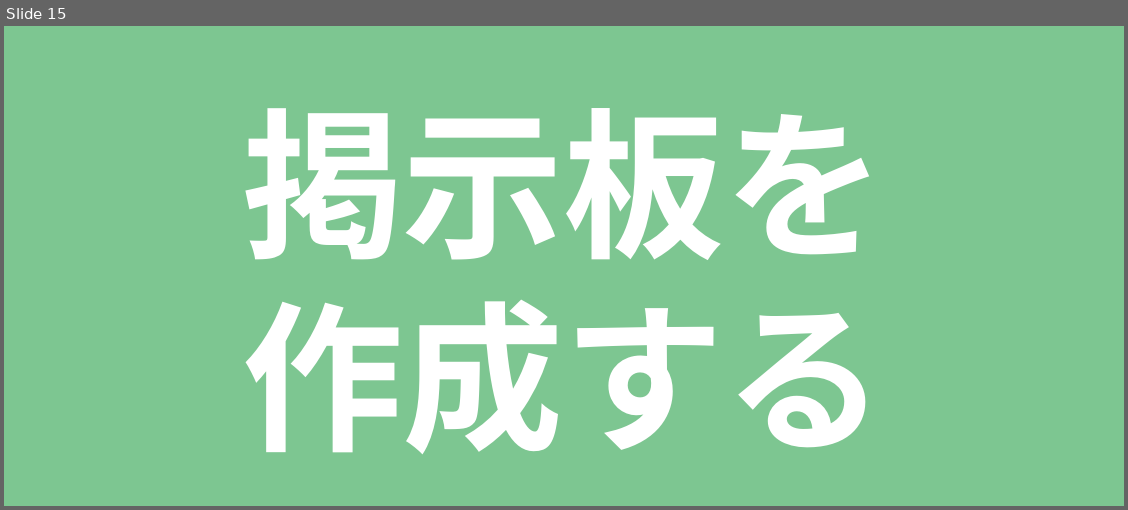
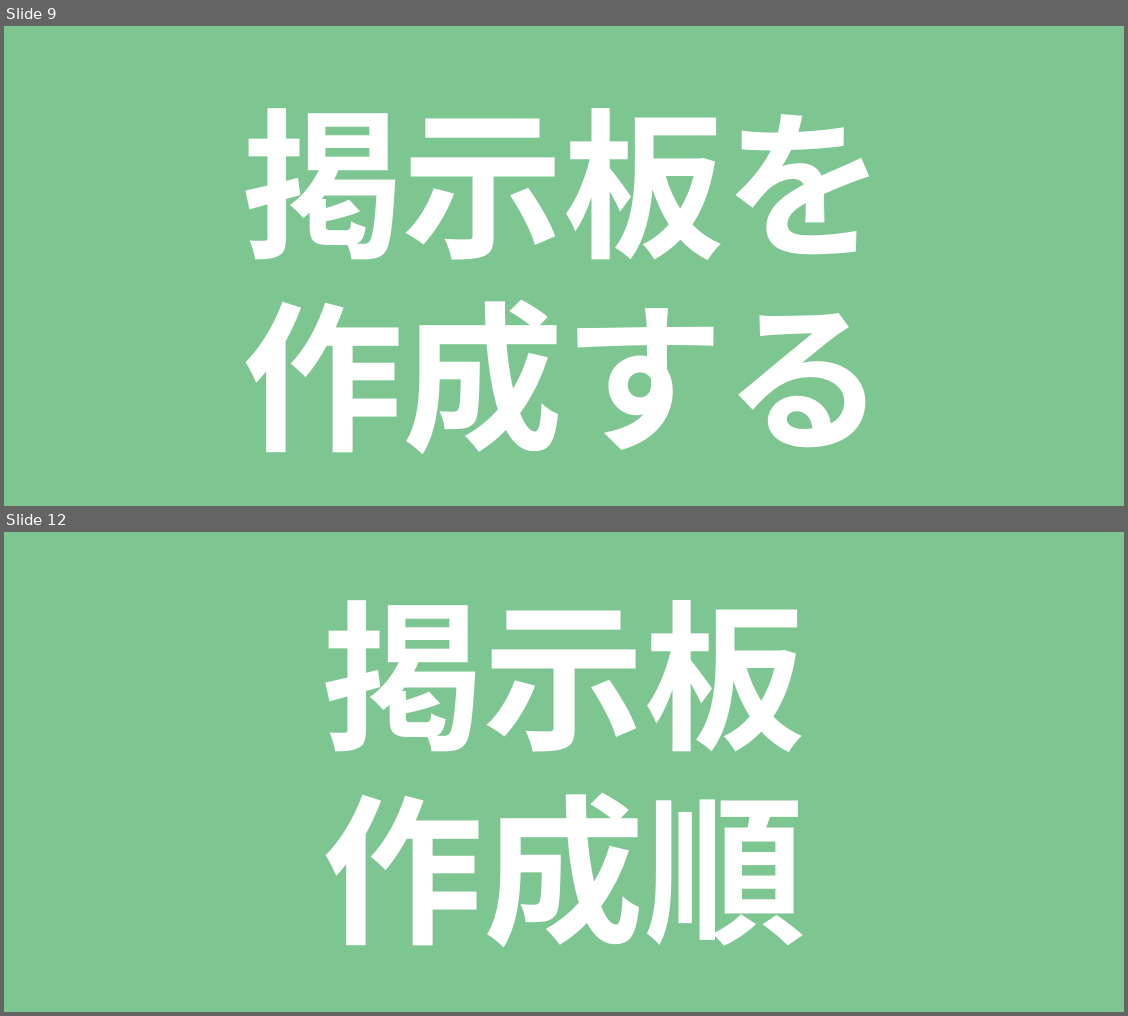
Before and after one commit to GreenBAKARI/kocote, a slide deck: img/コンテンツ.pptx. Shown one above the other, each under a label of ours: slide 15 before the commit, slides 9 and 12 after it; the slides between them are not shown. The pictures are 1128x510 and 1128x1016 pixels, drawn with LibreOffice and Linux fonts; fonts in the diff are those of the drawing. Boxes give left, top, right and bottom in pixels: in the first picture for what was removed or moved away, otherwise in the second. Text is boxed around its words. In the diff, an @@ line names an element or a change of style, - is before the commit and + after.

```diff
--- a/img/コンテンツ.pptx
+++ b/img/コンテンツ.pptx
@@ slide 12 added at (x1=4, y1=532, x2=1124, y2=1012), background #7DC691 @@
@@ text added at (x1=323, y1=600, x2=806, y2=947), 138 pt, text #FFFFFF, bold @@
+掲示板
+作成順
@@ what was slide 15 is now slide 9 @@
```
Also in this commit, not shown: 14 slides changed, 2 other slides added, 2 slides removed, 23 other files.
